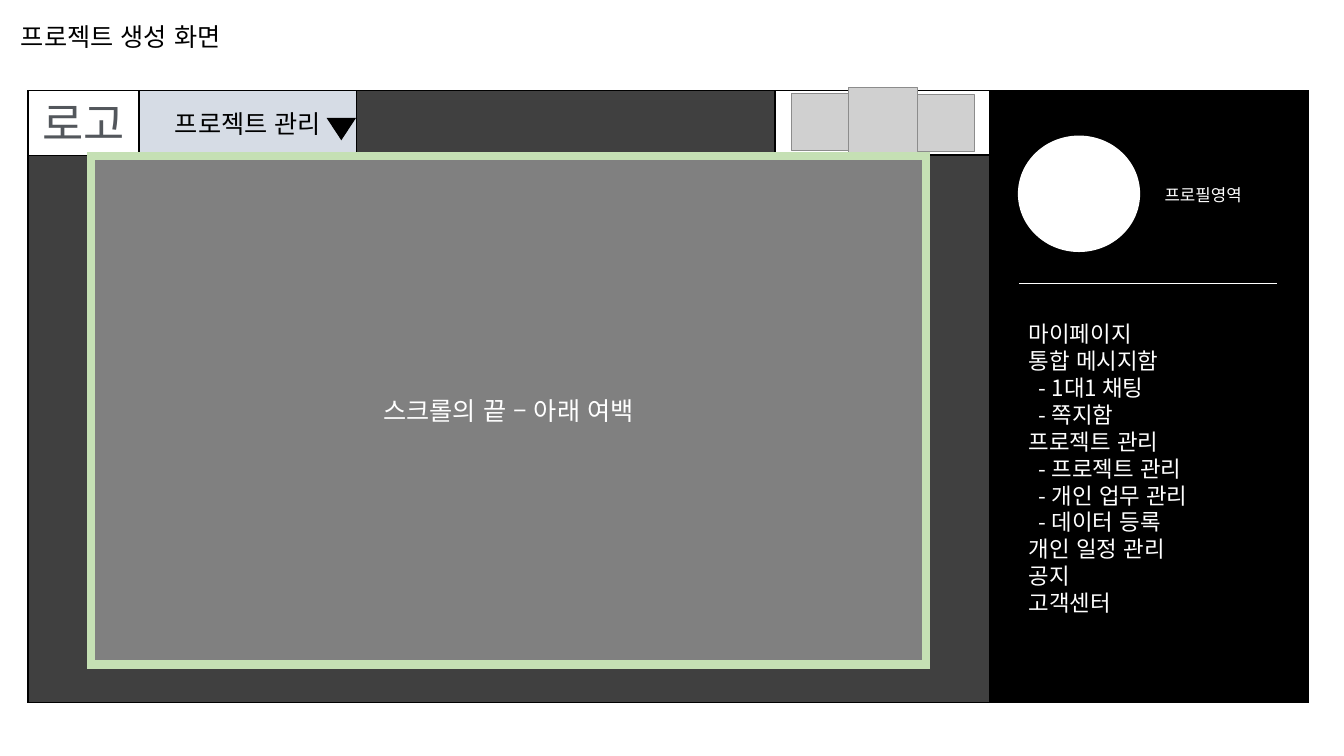
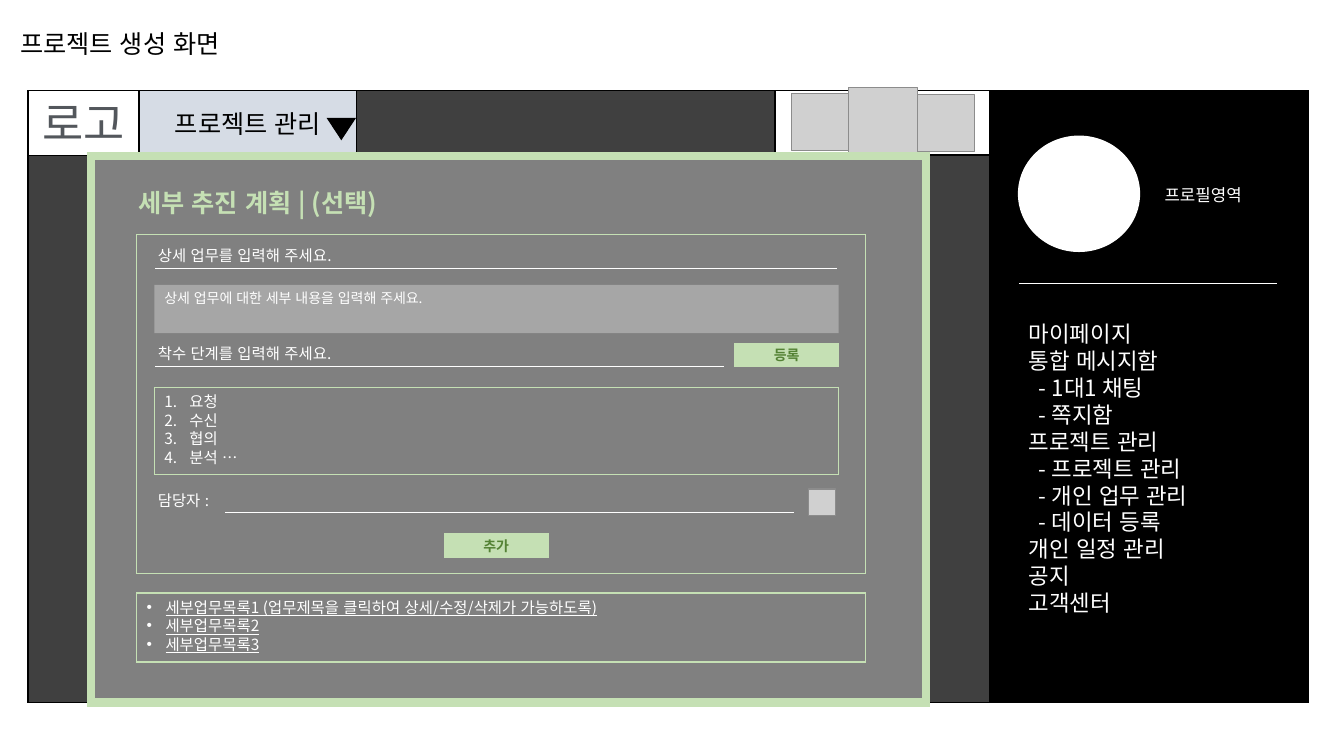
Before and after one commit to sgyoung96/Project_Management, a slide deck: slide 11 of docs/화면 설계.pptx. Drawn at 1344x756 pixels with LibreOffice and Linux fonts; fonts in the diff are those of the drawing; grey boxes stand for pictures; background and template pictures are left out. Boxes give left, top, right and bottom in pixels: in the first picture for what was removed or moved away, otherwise in the second. Text is boxed around its words. In the diff, an @@ line names an element or a change of style, - is before the commit and + after.

```diff
--- a/docs/화면 설계.pptx
+++ b/docs/화면 설계.pptx
@@ text "프로젝트 생성 화면": place and size @@
-text "프로젝트 생성 화면" at box(21, 25, 220, 48)
+text "프로젝트 생성 화면" at box(20, 32, 219, 55)
@@ rectangle: place and size @@
-rectangle at box(91, 156, 926, 664)
+rectangle at box(91, 156, 926, 703)
@@ text added at box(138, 191, 377, 217), 18 pt, text #C5E0B4, bold @@
+세부 추진 계획 | (선택)
@@ rectangle added at box(137, 235, 866, 574), fill #808080, outline #C5E0B4 1 pt @@
@@ line added from (155, 268) to (838, 268), #FFFFFF 0.5 pt @@
@@ text added at box(158, 248, 331, 262), 11 pt, text #FFFFFF @@
+상세 업무를 입력해 주세요.
@@ rectangle added at box(154, 285, 839, 334), fill #A6A6A6, 10 pt, text #FFFFFF @@
+상세 업무에 대한 세부 내용을 입력해 주세요.
@@ text added at box(158, 346, 331, 360), 11 pt, text #FFFFFF @@
+착수 단계를 입력해 주세요.
@@ rectangle added at box(735, 344, 839, 367), fill #C5E0B4, outline #C5E0B4 1 pt, 10 pt, text #548235, bold @@
+등록
@@ rectangle added at box(154, 387, 839, 474), fill #808080, outline #C5E0B4 1 pt, 11 pt, text #FFFFFF @@
+1. 요청
+2. 수신
+3. 협의
+4. 분석 …
@@ line added from (155, 367) to (724, 367), #FFFFFF 0.5 pt @@
@@ text in rectangle at box(383, 399, 633, 422): text removed @@
-스크롤의 끝 – 아래 여백
@@ text added at box(158, 493, 201, 507), 11 pt, text #FFFFFF @@
+담당자 :
@@ picture added at box(809, 489, 835, 515) @@
@@ line added from (225, 512) to (795, 512), #FFFFFF 0.5 pt @@
@@ rectangle added at box(445, 534, 548, 558), fill #C5E0B4, outline #C5E0B4 1 pt, 10 pt, text #548235, bold @@
+추가
@@ rectangle added at box(137, 593, 866, 661), fill #808080, outline #C5E0B4 1 pt, 11 pt, text #FFFFFF, underline @@
+• 세부업무목록1 (업무제목을 클릭하여 상세/수정/삭제가 가능하도록)
+• 세부업무목록2
+• 세부업무목록3
```
Also in this commit, not shown: 10 other slides changed, 1 other file.
